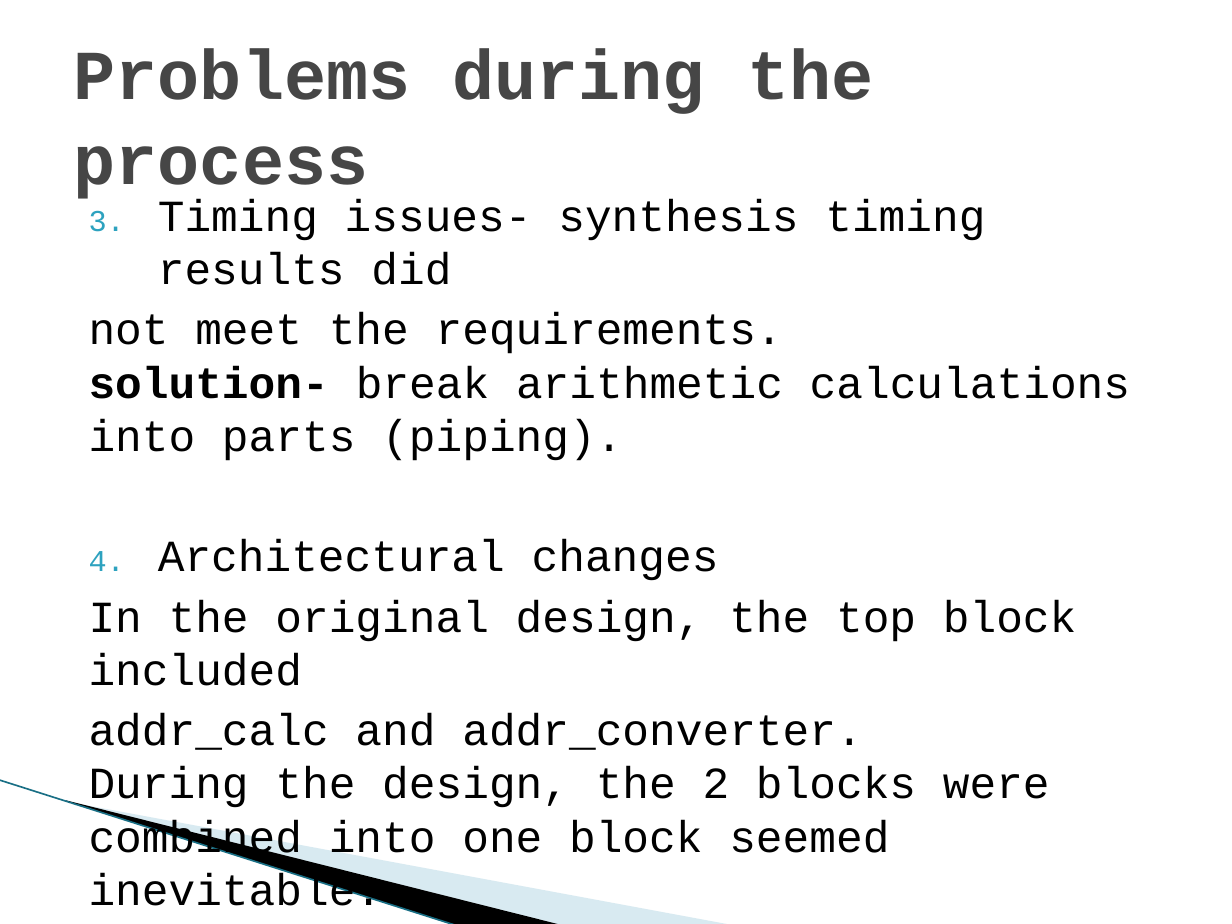
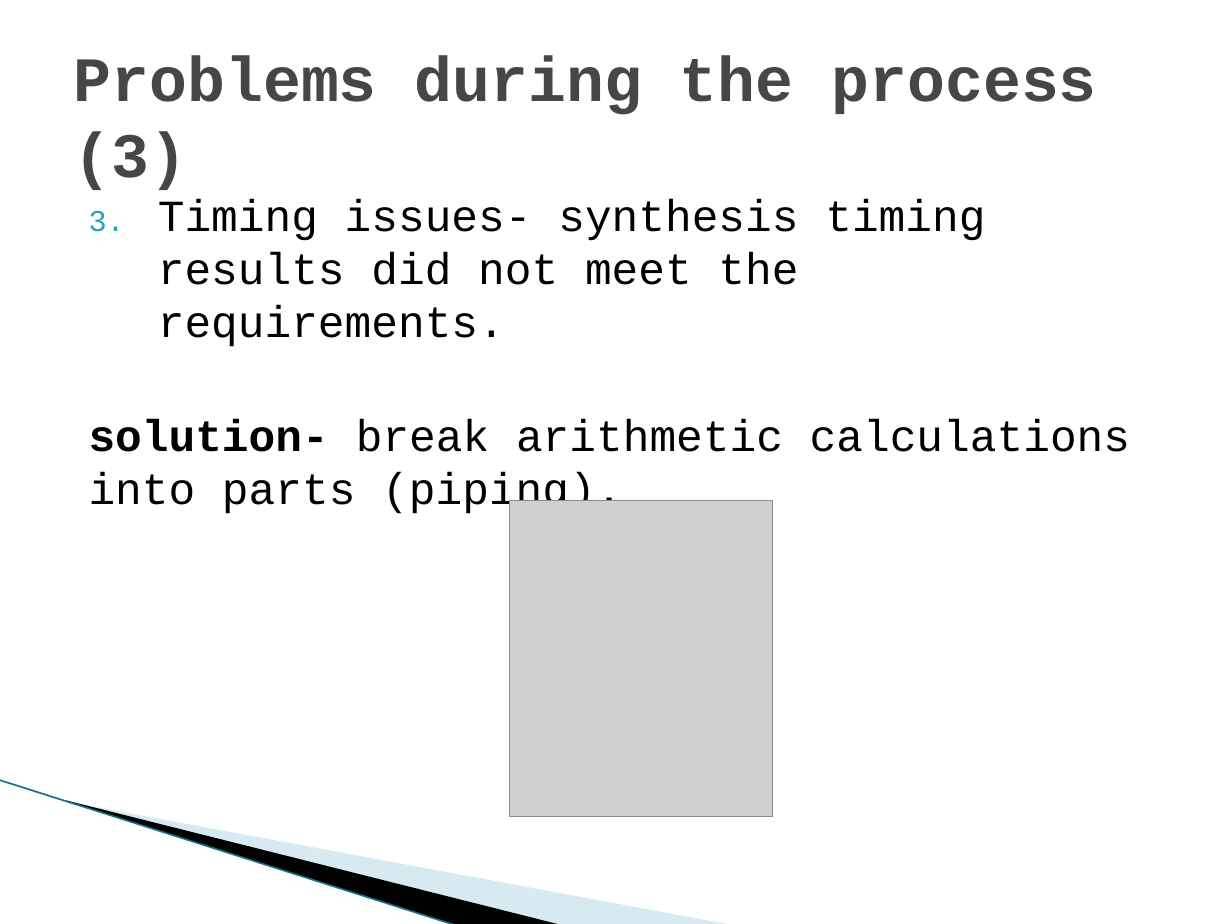
Before and after one commit to shizzz88/image-rotation-technion-ee, a slide deck: slide 39 of Presentation/Final_part_A_Presentation.pptx (slide 33 before the commit). Drawn at 1232x924 pixels with LibreOffice and Linux fonts; fonts in the diff are those of the drawing; grey boxes stand for pictures; background and template pictures are left out. Boxes give left, top, right and bottom in pixels: in the first picture for what was removed or moved away, otherwise in the second. Text is boxed around its words. In the diff, an @@ line names an element or a change of style, - is before the commit and + after.

```diff
--- a/Presentation/Final_part_A_Presentation.pptx
+++ b/Presentation/Final_part_A_Presentation.pptx
@@ title at (x1=74, y1=56, x2=1097, y2=190): text changed; size 41 to 36.9 pt @@
-Problems during the process
+Problems during the process (3)
@@ text at (x1=89, y1=199, x2=1130, y2=517): text changed @@
-3. Timing issues- synthesis timing results did
-not meet the requirements.
-solution- break arithmetic calculations into parts (piping).
-4. Architectural changes
-In the original design, the top block included
-addr_calc and addr_converter.
-During the design, the 2 blocks were combined into one block seemed inevitable.
+3. Timing issues- synthesis timing results did not meet the requirements.
+solution- break arithmetic calculations into parts (piping).
@@ picture added at (x1=509, y1=500, x2=772, y2=816) @@
```
Also in this commit, not shown: 4 other slides changed, 9 slides added, 10 other files.
